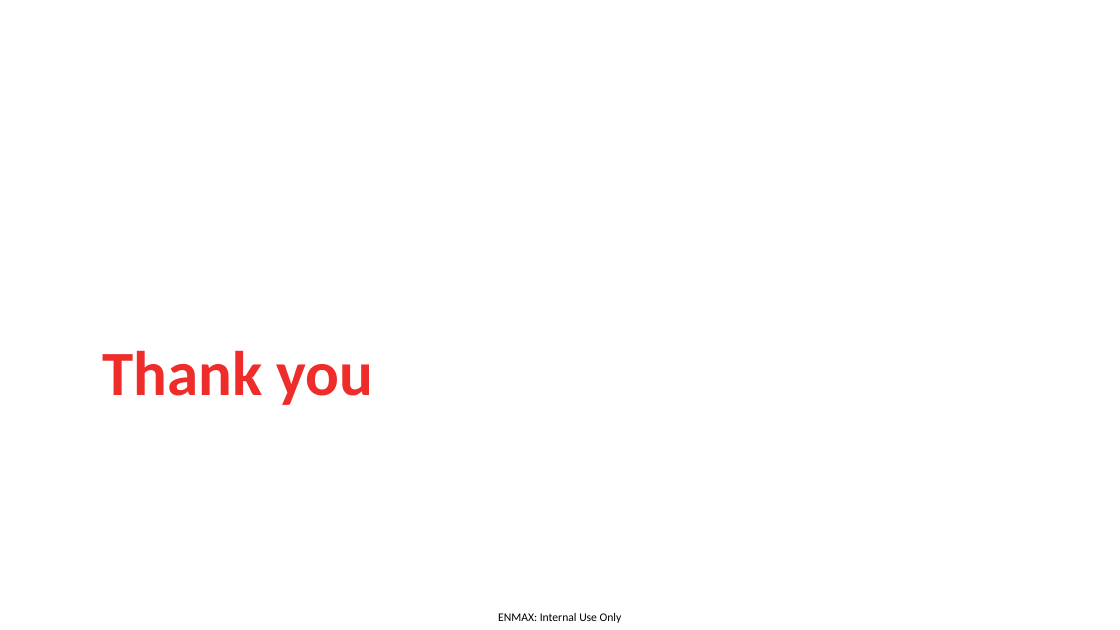
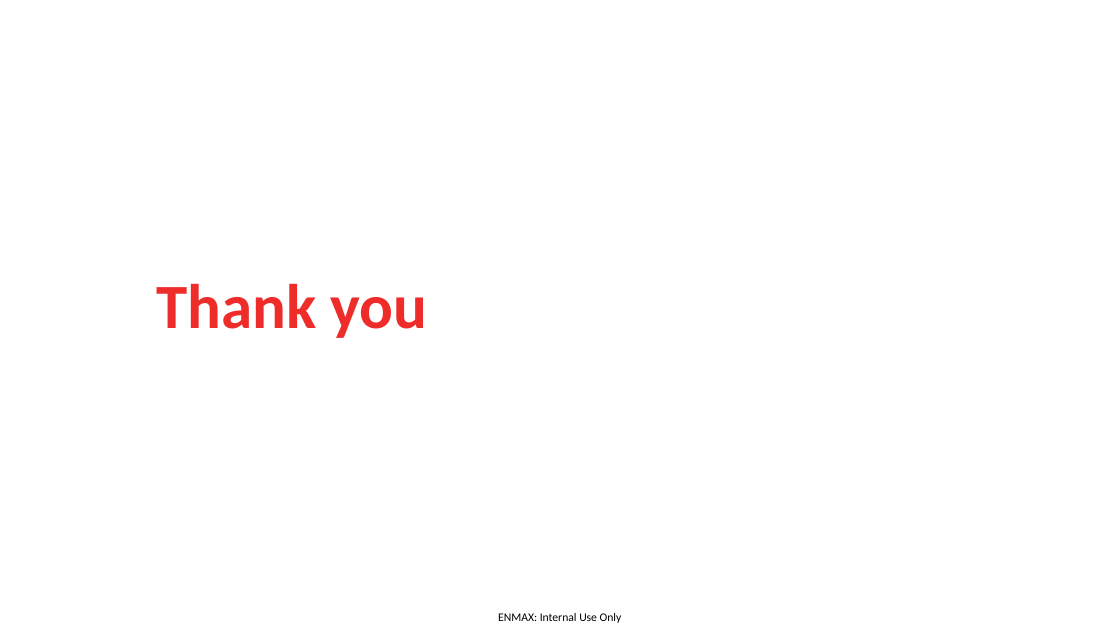
Before and after one commit to jricardobt1/UofC, a slide deck: slide 21 of DATA601/Project/20250213_Project Presentation.pptx (slide 20 before the commit). Drawn at 1120x630 pixels with LibreOffice and Linux fonts; fonts in the diff are those of the drawing; background and template pictures are left out. Boxes give left, top, right and bottom in pixels: in the first picture for what was removed or moved away, otherwise in the second. Text is boxed around its words. In the diff, an @@ line names an element or a change of style, - is before the commit and + after.

```diff
--- a/DATA601/Project/20250213_Project Presentation.pptx
+++ b/DATA601/Project/20250213_Project Presentation.pptx
@@ text "Thank you": place and size @@
-text "Thank you" at (103, 350, 374, 405)
+text "Thank you" at (156, 283, 428, 338)
```
Also in this commit, not shown: 3 other slides changed, 1 slide added.
